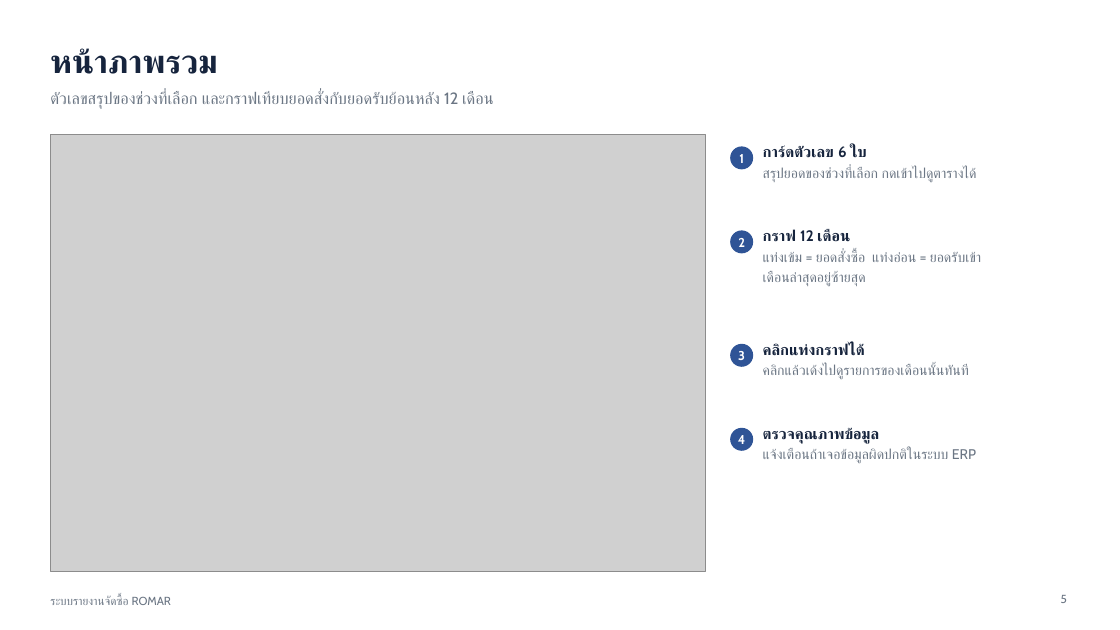
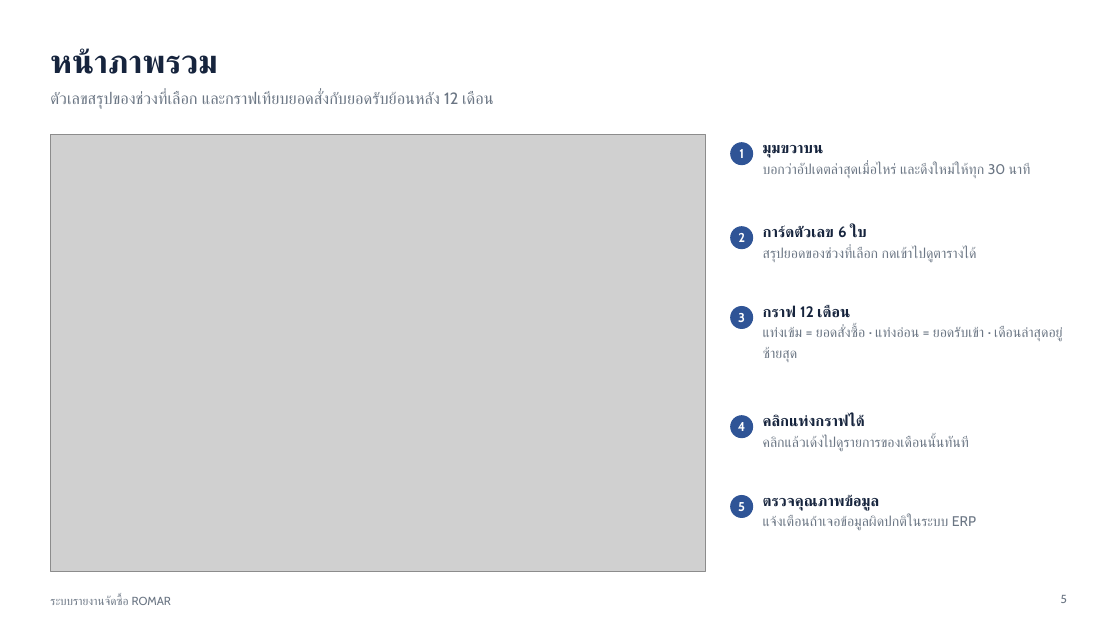
Before and after one commit to l3arracuda/RomarPurPOPR, a slide deck: slide 5 of docs/คู่มือการใช้งาน-ระบบรายงานจัดซื้อ.pptx. Drawn at 1120x630 pixels with LibreOffice and Linux fonts; fonts in the diff are those of the drawing; grey boxes stand for pictures. Boxes give left, top, right and bottom in pixels: in the first picture for what was removed or moved away, otherwise in the second. Text is boxed around its words. In the diff, an @@ line names an element or a change of style, - is before the commit and + after.

```diff
--- a/docs/คู่มือการใช้งาน-ระบบรายงานจัดซื้อ.pptx
+++ b/docs/คู่มือการใช้งาน-ระบบรายงานจัดซื้อ.pptx
@@ 2 texts, 2 ellipses moved together from (x1=731, y1=147, x2=753, y2=253) to (x1=731, y1=143, x2=753, y2=249) @@
@@ text added at (x1=763, y1=145, x2=1030, y2=178), 12 pt, text #6B7684 @@
+มุมขวาบน
+บอกว่าอัปเดตล่าสุดเมื่อไหร่ และดึงใหม่ให้ทุก 30 นาที
@@ text "การ์ดตัวเลข 6 ใบ สรุปยอดของช่วงที่เลือก กดเข้าไปดูตารางได้" moved from (x1=763, y1=145, x2=977, y2=182) to (x1=763, y1=225, x2=977, y2=262) @@
@@ text "3" moved from (x1=738, y1=351, x2=745, y2=360) to (x1=738, y1=313, x2=745, y2=322) @@
@@ ellipse moved from (x1=731, y1=344, x2=753, y2=366) to (x1=731, y1=307, x2=753, y2=329) @@
@@ text at (x1=763, y1=305, x2=1063, y2=362): text changed @@
-กราฟ 12 เดือน
-แท่งเข้ม = ยอดสั่งซื้อ แท่งอ่อน = ยอดรับเข้า
-เดือนล่าสุดอยู่ซ้ายสุด
+กราฟ 12 เดือน
+แท่งเข้ม = ยอดสั่งซื้อ · แท่งอ่อน = ยอดรับเข้า · เดือนล่าสุดอยู่ซ้ายสุด
@@ text "4" moved from (x1=738, y1=435, x2=745, y2=444) to (x1=738, y1=422, x2=745, y2=431) @@
@@ ellipse moved from (x1=731, y1=429, x2=753, y2=450) to (x1=731, y1=416, x2=753, y2=438) @@
@@ text "คลิกแท่งกราฟได้ คลิกแล้วเด้งไปดูรายการของเดือนนั้นทันที" moved from (x1=763, y1=343, x2=969, y2=379) to (x1=763, y1=414, x2=969, y2=451) @@
@@ ellipse added at (x1=731, y1=496, x2=753, y2=518), fill #2F5496, outline #2F5496 1 pt @@
@@ text added at (x1=738, y1=502, x2=745, y2=511), 11 pt, text #FFFFFF, bold @@
+5
@@ text "ตรวจคุณภาพข้อมูล แจ้งเตือนถ้าเจอข้อมูลผิดปกติในระบบ ERP" moved from (x1=763, y1=427, x2=976, y2=463) to (x1=763, y1=494, x2=976, y2=530) @@
```
Also in this commit, not shown: 2 other slides changed, 1 other file.
